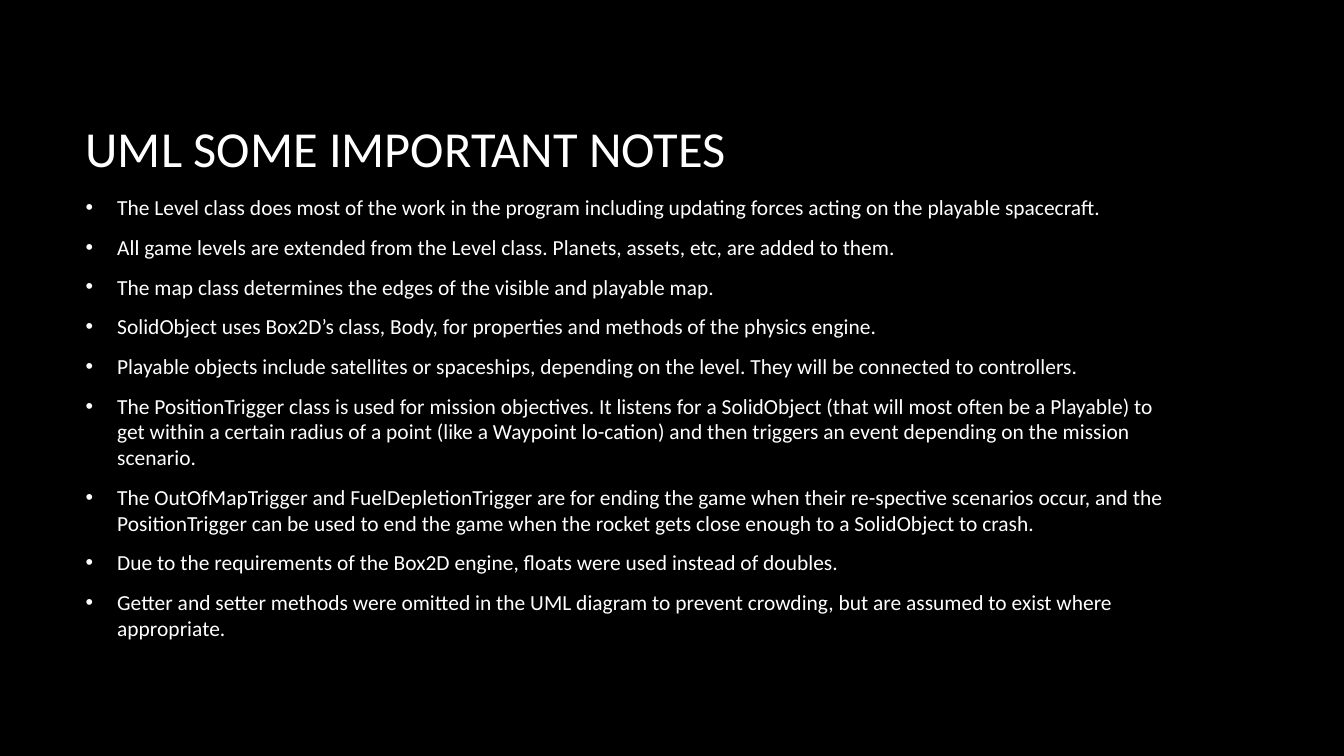
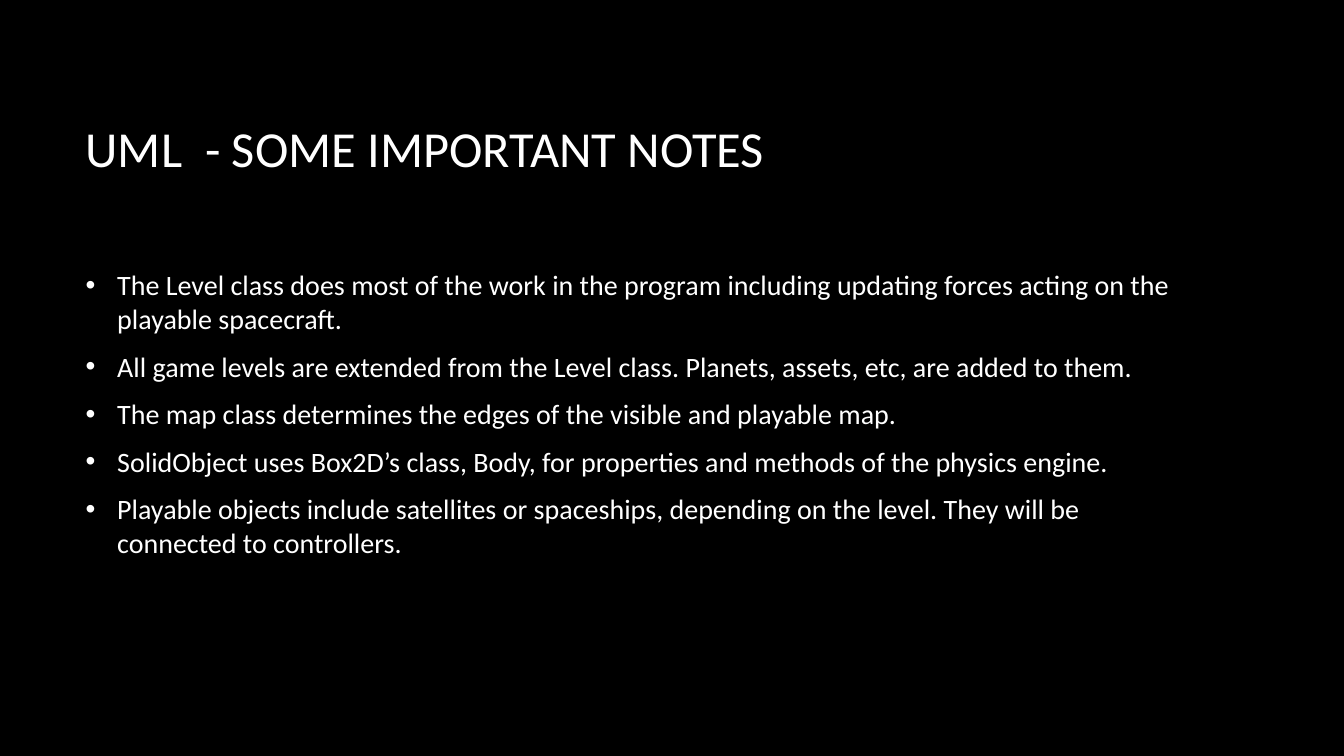
Before and after one commit to PythEch/rocketgame, a slide deck: slide 8 of Documents/DetailedDesign Presentation.pptx. Drawn at 1344x756 pixels with LibreOffice and Linux fonts; fonts in the diff are those of the drawing; background and template pictures are left out. Boxes give left, top, right and bottom in pixels: in the first picture for what was removed or moved away, otherwise in the second. Text is boxed around its words. In the diff, an @@ line names an element or a change of style, - is before the commit and + after.

Commit message:
Dtd Dsn Presentation - Updated

```diff
--- a/Documents/DetailedDesign Presentation.pptx
+++ b/Documents/DetailedDesign Presentation.pptx
@@ title at <box>86,134,764,168</box>: text changed @@
-UML SOME IMPORTANT NOTES
+UML - SOME IMPORTANT NOTES
@@ text "The Level class does most ..." at <box>117,275,1168,554</box>: size 15.3 to 20 pt @@
@@ text at <box>117,398,1162,640</box>: paragraphs removed @@
-• The PositionTrigger class is used for mission objectives. It listens for a SolidObject (that will most often be a Playable) to get within a certain radius of a point (like a Waypoint lo-cation) and then triggers an event depending on the mission scenario.
-• The OutOfMapTrigger and FuelDepletionTrigger are for ending the game when their re-spective scenarios occur, and the PositionTrigger can be used to end the game when the rocket gets close enough to a SolidObject to crash.
-• Due to the requirements of the Box2D engine, floats were used instead of doubles.
-• Getter and setter methods were omitted in the UML diagram to prevent crowding, but are assumed to exist where appropriate.
```
Also in this commit, not shown: 6 other slides changed, 2 slides added, 1 slide removed.
